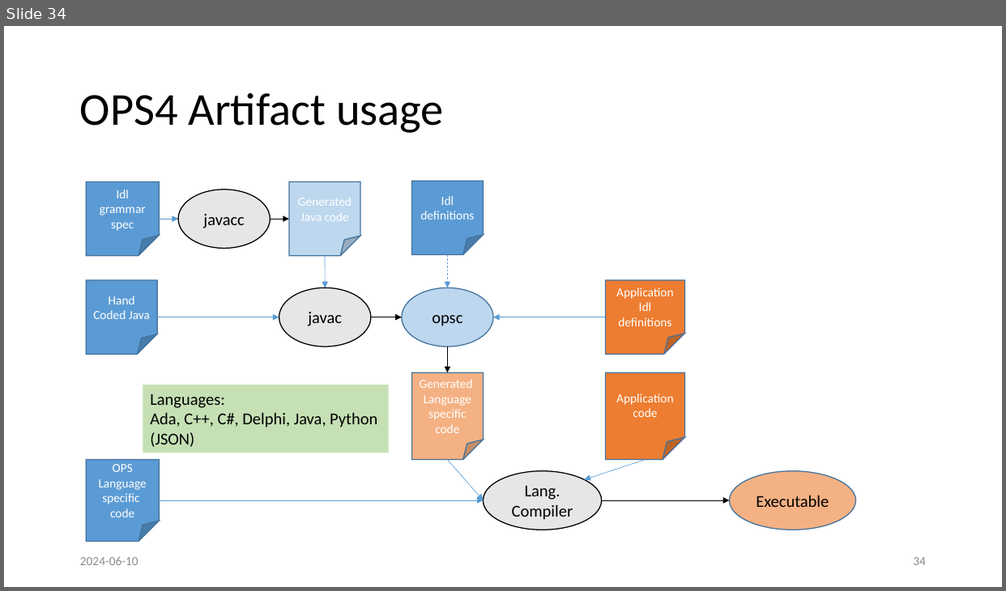
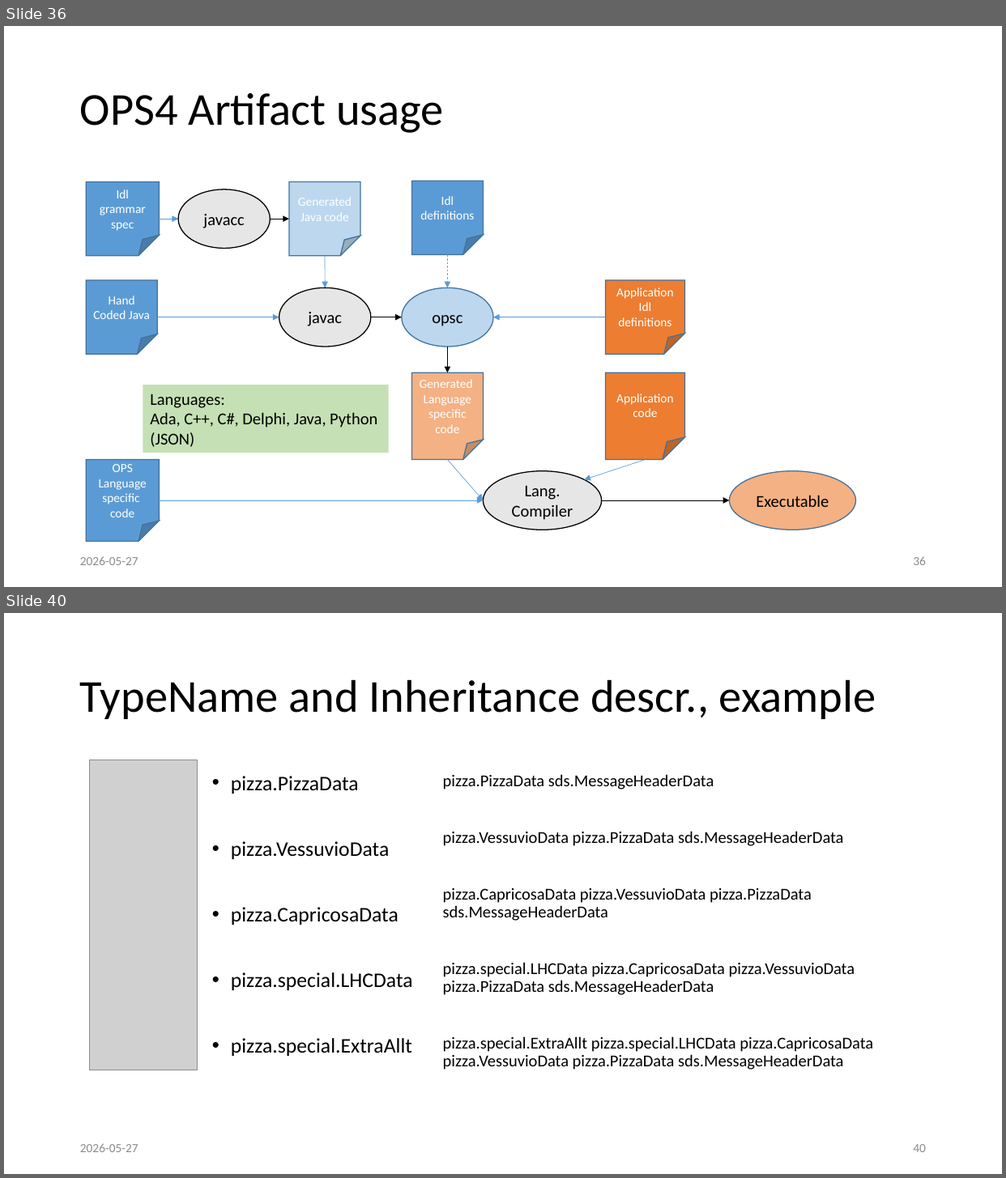
Before and after one commit to LelleAnd/ops, a slide deck: Doc/Ppt/OPS4 in depth.pptx. Shown one above the other, each under a label of ours: slide 34 before the commit, slides 36 and 40 after it; the slides between them are not shown. The pictures are 1006x591 and 1006x1178 pixels, drawn with LibreOffice and Linux fonts; fonts in the diff are those of the drawing; grey boxes stand for pictures. Boxes give left, top, right and bottom in pixels: in the first picture for what was removed or moved away, otherwise in the second. Text is boxed around its words. In the diff, an @@ line names an element or a change of style, - is before the commit and + after.

```diff
--- a/Doc/Ppt/OPS4 in depth.pptx
+++ b/Doc/Ppt/OPS4 in depth.pptx
@@ slide 40 added at (4,613,1002,1174), background #FFFFFF @@
@@ title added at (80,679,876,719), 44 pt, text #000000 @@
+TypeName and Inheritance descr., example
@@ picture added at (89,760,197,1070) @@
@@ text added at (231,776,413,1056), 20 pt, text #000000 @@
+• pizza.PizzaData
+• pizza.VessuvioData
+• pizza.CapricosaData
+• pizza.special.LHCData
+• pizza.special.ExtraAllt
@@ text added at (443,774,873,1070), 16 pt, text #000000 @@
+pizza.PizzaData sds.MessageHeaderData
+pizza.VessuvioData pizza.PizzaData sds.MessageHeaderData
+pizza.CapricosaData pizza.VessuvioData pizza.PizzaData sds.MessageHeaderData
+pizza.special.LHCData pizza.CapricosaData pizza.VessuvioData pizza.PizzaData sds.MessageHeaderData
+pizza.special.ExtraAllt pizza.special.LHCData pizza.CapricosaData pizza.VessuvioData pizza.PizzaData sds.MessageHeaderData
@@ text added at (80,1144,138,1152), 12 pt, text #8C8C8C @@
+2026-05-27
@@ page number added at (913,1144,926,1152), 12 pt, text #8C8C8C @@
+40
@@ what was slide 34 is now slide 36 @@
@@ slide 36 changed as well @@
@@ text at (80,557,138,565): text changed @@
-2024-06-10
+2026-05-27
@@ page number at (913,557,926,565): text changed @@
-34
+36
```
Also in this commit, not shown: 32 other slides changed, 18 other slides added, 4 slides removed.
